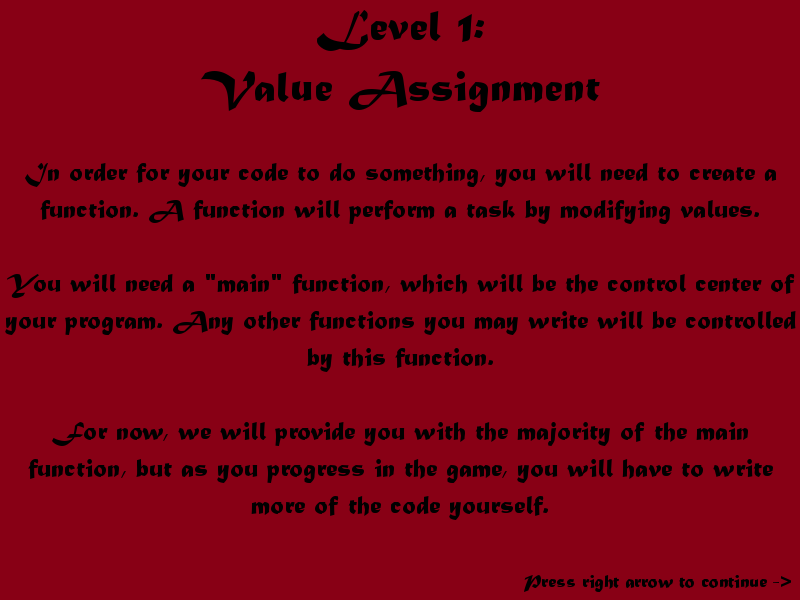
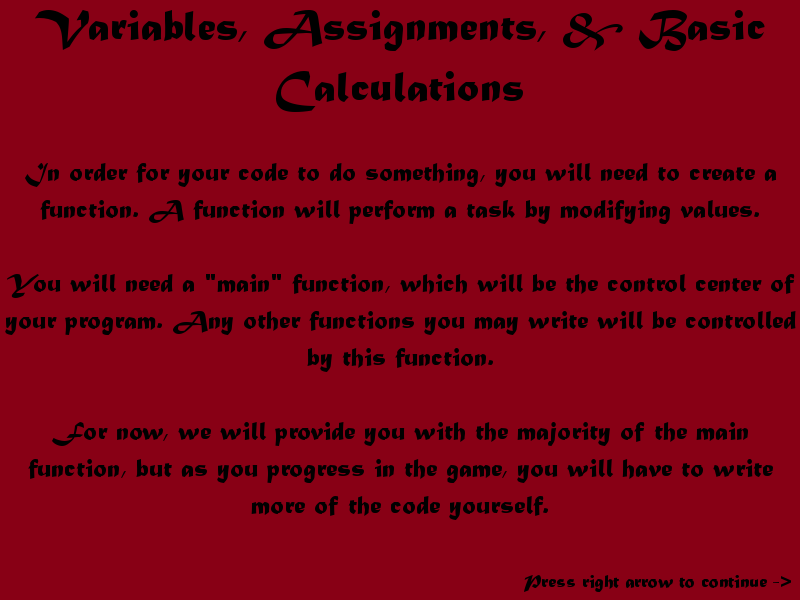
Comparing the layer stacks of the two 800×600 images. Changes:
renamed "Level 1: ..." to "Variables, Assignments, & Basi...", painted on it over [35, 10, 765, 112]
